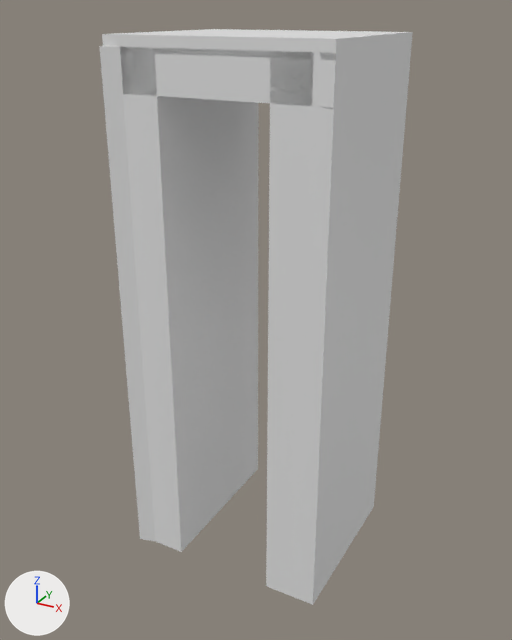
A saved change to the glTF model models/nieuwland/nieuwland-brug-15566829/nieuwland-brug-15566829.glb.
One viewpoint serves both versions: a 50 mm lens placed at (6.72, -12.5, 1.68), pointed at (-0.09, -0.12, -4.51). The lights are fixed; the arrows at lower left show +X, +Y and +Z. The first picture is the older version. Vertices at exactly the same position are counted once.

The scene before the commit, as lines of its bpy script (objects in view):
```python
me_dek = bpy.data.meshes.new('dek')
me_dek.from_pydata(...)  # 10 vertices, 16 faces; spans x -2.25..2.25, y -1.87..1.87, z 0.26..1.06
me_landhoofd__aangenomen = bpy.data.meshes.new('landhoofd (aangenomen)')
me_landhoofd__aangenomen.from_pydata(...)  # 16 vertices, 28 faces; spans x -2.25..-1.13, y -1.97..1.87, z -10.0..1.06
me_landhoofd__aangenomen__2 = bpy.data.meshes.new('landhoofd (aangenomen) 2')
me_landhoofd__aangenomen__2.from_pydata(...)  # 16 vertices, 28 faces; spans x 1.13..2.25, y -1.86..1.87, z -10.0..1.06
me_rijbaan_lokale_weg = bpy.data.meshes.new('rijbaan lokale weg')
me_rijbaan_lokale_weg.from_pydata(...)  # 10 vertices, 16 faces; spans x -2.25..2.25, y -1.87..1.87, z 0.96..1.26
ob_road_dek = bpy.data.objects.new('road:dek', me_dek)
ob_road_dek.location = (0.0, 0.0, 0.0)
ob_road_landhoofd__aangenomen = bpy.data.objects.new('road:landhoofd (aangenomen)', me_landhoofd__aangenomen)
ob_road_landhoofd__aangenomen.location = (0.0, 0.0, 0.0)
ob_road_landhoofd__aangenomen__2 = bpy.data.objects.new('road:landhoofd (aangenomen) 2', me_landhoofd__aangenomen__2)
ob_road_landhoofd__aangenomen__2.location = (0.0, 0.0, 0.0)
ob_road_rijbaan_lokale_weg = bpy.data.objects.new('road:rijbaan lokale weg', me_rijbaan_lokale_weg)
ob_road_rijbaan_lokale_weg.location = (0.0, 0.0, 0.0)
```
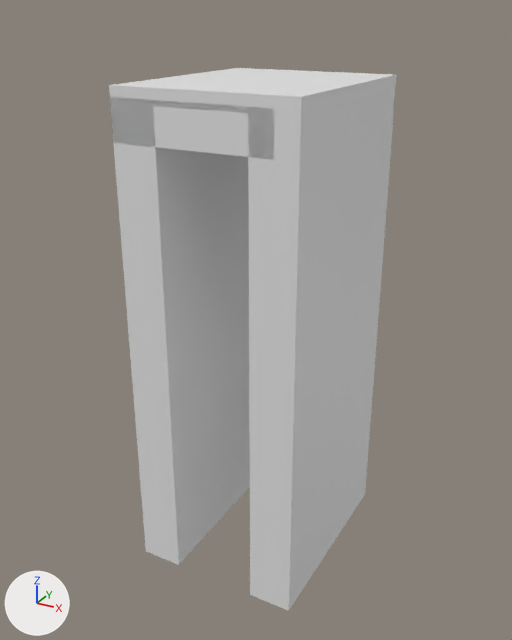
Changed parts and their boxes (x1, y1, x2, y2) in the pictures (512 x 640 px):
'road:landhoofd (aangenomen) 2', reshaped (6% shorter)
    before: (266, 43, 412, 605)
    after: (248, 85, 396, 611)
'road:landhoofd (aangenomen)', reshaped
    before: (99, 46, 258, 552)
    after: (110, 97, 250, 565)
'road:dek', moved, turned
    before: (120, 47, 336, 108)
    after: (110, 85, 396, 159)
'road:rijbaan lokale weg', moved, turned
    before: (102, 29, 413, 60)
    after: (109, 68, 397, 115)

Patch to the scene script:
```diff
--- a/models/nieuwland/nieuwland-brug-15566829/nieuwland-brug-15566829.glb.py
+++ b/models/nieuwland/nieuwland-brug-15566829/nieuwland-brug-15566829.glb.py
@@ me_dek @@
 # used by ob_road_dek; location = (0.0, 0.0, 0.0)
-me_dek.from_pydata(...)  # 10 vertices, 16 faces; spans x -2.25..2.25, y -1.87..1.87, z 0.26..1.06
+me_dek.from_pydata(...)  # 10 vertices, 16 faces; spans x -1.87..1.87, y -2.25..2.25, z -0.56..0.24
+# me_dek part 1: the whole mesh is turned -90 degrees about the z axis through its middle, then moved by (0.0, 0.0, -0.82)
@@ me_rijbaan_lokale_weg @@
 # used by ob_road_rijbaan_lokale_weg; location = (0.0, 0.0, 0.0)
-me_rijbaan_lokale_weg.from_pydata(...)  # 10 vertices, 16 faces; spans x -2.25..2.25, y -1.87..1.87, z 0.96..1.26
+me_rijbaan_lokale_weg.from_pydata(...)  # 10 vertices, 16 faces; spans x -1.87..1.87, y -2.25..2.25, z 0.14..0.44
+# me_rijbaan_lokale_weg part 2: the whole mesh is turned -90 degrees about the z axis through its middle, then moved by (0.0, 0.0, -0.82)
@@ me_landhoofd__aangenomen @@
 # used by ob_road_landhoofd__aangenomen; location = (0.0, 0.0, 0.0)
-me_landhoofd__aangenomen.from_pydata(...)  # 16 vertices, 28 faces; spans x -2.25..-1.13, y -1.97..1.87, z -10.0..1.06
+me_landhoofd__aangenomen.from_pydata(...)  # 12 vertices, 20 faces; spans x -1.87..-0.94, y -2.25..2.25, z -10.0..0.24
+# me_landhoofd__aangenomen part 3: the whole mesh is rebuilt
@@ me_landhoofd__aangenomen__2 @@
 # used by ob_road_landhoofd__aangenomen__2; location = (0.0, 0.0, 0.0)
-me_landhoofd__aangenomen__2.from_pydata(...)  # 16 vertices, 28 faces; spans x 1.13..2.25, y -1.86..1.87, z -10.0..1.06
+me_landhoofd__aangenomen__2.from_pydata(...)  # 12 vertices, 20 faces; spans x 0.94..1.87, y -2.25..2.25, z -10.0..0.24
+# me_landhoofd__aangenomen__2 part 4: the whole mesh is rebuilt
```
